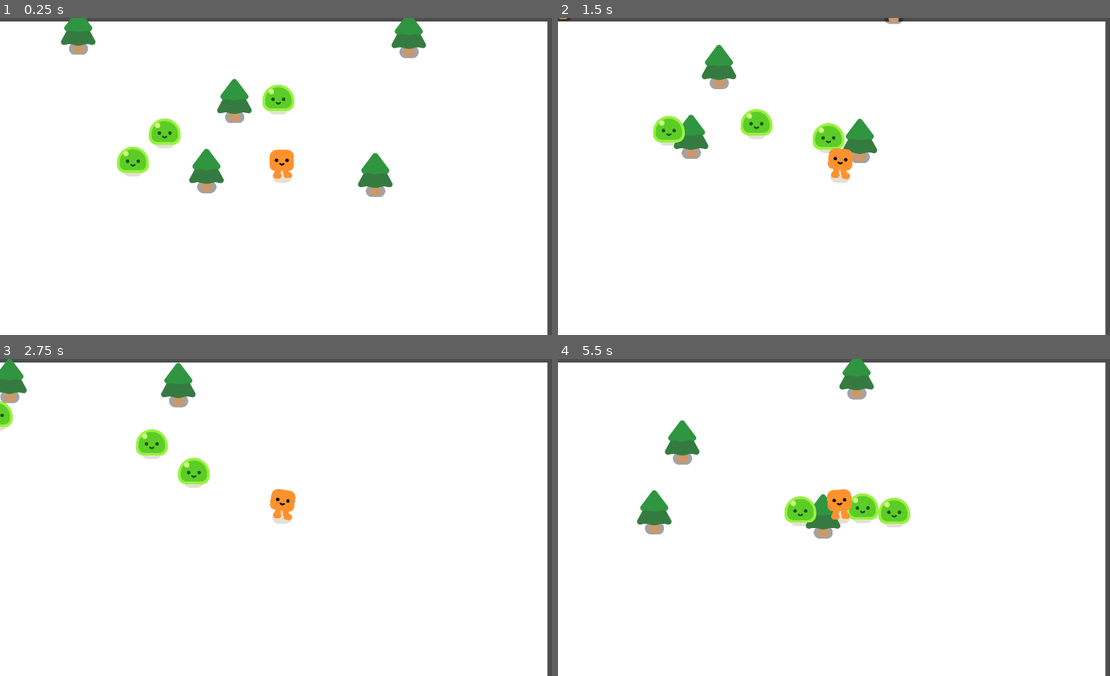
Above: before the commit, frames 1-4 (two rows, left to right).
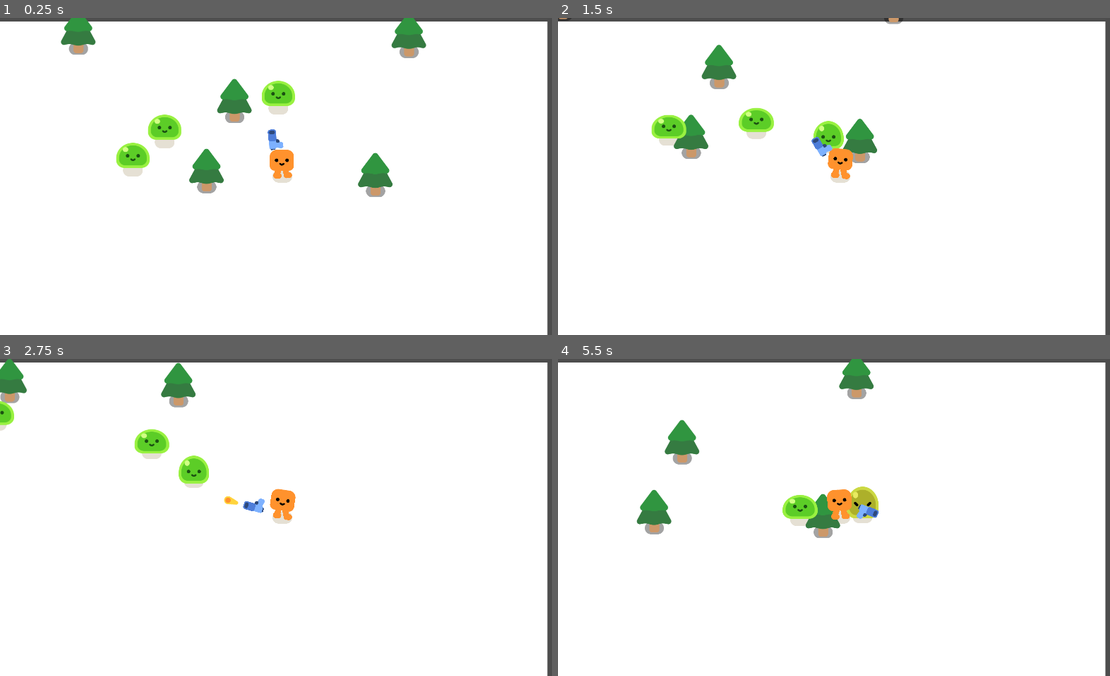
Above: after the commit, the same moments.

Repository: Daxz0/slime-blasters
Game: Godot game, scene res://game.tscn
The game is run twice, just before and just after one commit, with the same random seed, the same clock (stepped at 60 frames per second) and the same inputs.
Inputs:
- Up to frame 1 (0.25 s): no input
- Up to frame 2 (1.5 s): hold D (move_right) 0.53-1.28 s; hold S (move_down) from 1.28 s (still down)
- Up to frame 3 (2.75 s): release S (move_down) at 2.03 s; hold D (move_right) from 2.03 s (still down)
- Up to frame 4 (5.5 s): release D (move_right) at 2.78 s; hold W (move_up) 2.78-3.53 s; hold A (move_left) 3.53-5.03 s; hold S (move_down) from 5.03 s (still down)

The runs differ from the first frame. In frame 1, 1.1% of the frame differs, in the area x 20-54%, y 19-49%; in frame 2, 0.8%; in frame 3, 0.6%; in frame 4, 1.4%, in the area x 14-64%, y 0-57%.

Commit message:
damage!!

Diff:
--- a/basic_slime.gd
+++ b/basic_slime.gd
@@ -1,14 +1,34 @@
 extends CharacterBody2D
 
 
-
+@export var hurt_value: float = 5
 @onready var player = get_node("/root/Game/Player")
 
+func _ready() -> void:
+	$Slime/AnimationPlayer.play("walk")
+
 const SPEED = 300.0
-
+var health = 100
 
 func _physics_process(delta: float) -> void:
 	var direction = global_position.direction_to(player.global_position)
 	velocity = direction * SPEED
 
 	move_and_slide()
+
+
+func take_damage(damage):
+	health -= damage
+
+	$Slime/AnimationPlayer.play("hurt")
+	$Slime/AnimationPlayer.queue("walk")
+
+	if health <= 0:
+		queue_free()
+
+		const SMOKE = preload("res://smoke_explosion/smoke_explosion.tscn")
+
+		var smoke = SMOKE.instantiate()
+
+		get_parent().add_child(smoke)
+		smoke.global_position = global_position
--- a/basic_slime.tscn
+++ b/basic_slime.tscn
@@ -7,6 +7,8 @@
 radius = 54.00926
 
 [node name="BasicSlime" type="CharacterBody2D"]
+collision_layer = 3
+collision_mask = 3
 script = ExtResource("1_1uarl")
 
 [node name="Slime" parent="." instance=ExtResource("1_ywhno")]
--- /dev/null
+++ b/bullet.gd
@@ -0,0 +1,23 @@
+extends Area2D
+
+
+const SPEED = 1000
+
+
+var lifetime = 0
+func _physics_process(delta: float) -> void:
+	var direction = Vector2.RIGHT.rotated(rotation)
+
+	var moveConstant = SPEED * delta
+
+	position += direction * moveConstant
+	lifetime += moveConstant
+
+	if lifetime > 1200:
+		queue_free()
+
+func _on_body_entered(body: Node2D) -> void:
+	queue_free()
+
+	if body.has_method("take_damage"):
+		body.take_damage(10)
--- /dev/null
+++ b/bullet.tscn
@@ -0,0 +1,23 @@
+[gd_scene load_steps=4 format=3 uid="uid://b5ixw66oaedki"]
+
+[ext_resource type="Texture2D" uid="uid://dftkbqwsfd68r" path="res://pistol/projectile.png" id="1_v7oki"]
+[ext_resource type="Script" uid="uid://cfjvwhypwf5h5" path="res://bullet.gd" id="1_v8qja"]
+
+[sub_resource type="CircleShape2D" id="CircleShape2D_v8qja"]
+radius = 19.41649
+
+[node name="Bullet" type="Area2D"]
+top_level = true
+collision_layer = 0
+collision_mask = 3
+script = ExtResource("1_v8qja")
+
+[node name="Projectile" type="Sprite2D" parent="."]
+texture = ExtResource("1_v7oki")
+
+[node name="CollisionShape2D" type="CollisionShape2D" parent="."]
+position = Vector2(10, 1)
+rotation = 0.94064814
+shape = SubResource("CircleShape2D_v8qja")
+
+[connection signal="body_entered" from="." to="." method="_on_body_entered"]
--- /dev/null
+++ b/gun.gd
@@ -0,0 +1,22 @@
+extends Area2D
+
+
+func _physics_process(delta: float) -> void:
+	var enemies = get_overlapping_bodies()
+
+	if enemies.size() > 0:
+		var target = enemies[0]
+		look_at(target.global_position)
+
+
+func shoot():
+	const BULLET = preload("res://bullet.tscn")
+	var new_bullet = BULLET.instantiate()
+
+	new_bullet.global_position = %ShootingPoint.global_position
+	new_bullet.global_rotation = %ShootingPoint.global_rotation
+
+	%ShootingPoint.add_child(new_bullet)
+
+func _on_fire_rate_timeout() -> void:
+	shoot()
--- a/gun.tscn
+++ b/gun.tscn
@@ -1,14 +1,32 @@
-[gd_scene load_steps=3 format=3 uid="uid://du5i8r7jdycua"]
+[gd_scene load_steps=4 format=3 uid="uid://du5i8r7jdycua"]
 
+[ext_resource type="Script" uid="uid://di60eas1iyixe" path="res://gun.gd" id="1_dk5gl"]
 [ext_resource type="Texture2D" uid="uid://cswb5do8rrj7q" path="res://pistol/pistol.png" id="1_vk1bi"]
 
 [sub_resource type="CircleShape2D" id="CircleShape2D_dk5gl"]
 radius = 409.07825
 
 [node name="Gun" type="Area2D"]
+collision_layer = 0
+collision_mask = 2
+script = ExtResource("1_dk5gl")
 
 [node name="CollisionShape2D" type="CollisionShape2D" parent="."]
 shape = SubResource("CircleShape2D_dk5gl")
 
-[node name="Pistol" type="Sprite2D" parent="."]
+[node name="Pivot" type="Marker2D" parent="."]
+position = Vector2(0, 1)
+
+[node name="Pistol" type="Sprite2D" parent="Pivot"]
+position = Vector2(93, -17)
 texture = ExtResource("1_vk1bi")
+
+[node name="ShootingPoint" type="Marker2D" parent="Pivot/Pistol"]
+unique_name_in_owner = true
+position = Vector2(26, -11)
+
+[node name="FireRate" type="Timer" parent="."]
+wait_time = 0.3
+autostart = true
+
+[connection signal="timeout" from="FireRate" to="." method="_on_fire_rate_timeout"]
--- a/player.gd
+++ b/player.gd
@@ -1,6 +1,9 @@
 extends CharacterBody2D
 
-var SPEED = 600
+const SPEED = 600
+
+signal health_depleted
+var health = 100.0
 
 func _physics_process(delta: float) -> void:
 	var direction = Input.get_vector("move_left", "move_right", "move_up", "move_down")
@@ -14,3 +17,11 @@
 		anim_player.play("walk")
 	else:
 		anim_player.play("idle")
+
+	var touching_mobs = %Hurtbox.get_overlapping_bodies()
+
+	for mob in touching_mobs:
+		health -= mob.hurt_value * delta
+
+	if health <= 0:
+		health_depleted.emit()
--- a/player.tscn
+++ b/player.tscn
@@ -1,10 +1,15 @@
-[gd_scene load_steps=4 format=3 uid="uid://b0xfsf20ygw2w"]
+[gd_scene load_steps=6 format=3 uid="uid://b0xfsf20ygw2w"]
 
 [ext_resource type="PackedScene" uid="uid://pbmyh1qru7p" path="res://assets/character/happy_boo.tscn" id="1_4flbx"]
 [ext_resource type="Script" uid="uid://d2c2b5heivtqf" path="res://player.gd" id="1_onrkg"]
+[ext_resource type="PackedScene" uid="uid://du5i8r7jdycua" path="res://gun.tscn" id="3_i3pqv"]
 
 [sub_resource type="CircleShape2D" id="CircleShape2D_onrkg"]
 radius = 27.0
+
+[sub_resource type="CapsuleShape2D" id="CapsuleShape2D_i3pqv"]
+radius = 37.0
+height = 74.0
 
 [node name="Player" type="CharacterBody2D"]
 script = ExtResource("1_onrkg")
@@ -14,5 +19,18 @@
 [node name="HappyBoo" parent="." instance=ExtResource("1_4flbx")]
 script = null
 
-[node name="CollisionShape2D" type="CollisionShape2D" parent="."]
+[node name="Hitbox" type="CollisionShape2D" parent="."]
 shape = SubResource("CircleShape2D_onrkg")
+
+[node name="Gun" parent="." instance=ExtResource("3_i3pqv")]
+position = Vector2(-1, -34)
+
+[node name="Hurtbox" type="Area2D" parent="."]
+unique_name_in_owner = true
+collision_layer = 0
+collision_mask = 2
+
+[node name="CollisionShape2D" type="CollisionShape2D" parent="Hurtbox"]
+position = Vector2(0, -21)
+shape = SubResource("CapsuleShape2D_i3pqv")
+debug_color = Color(0.9672262, 0, 0.47860748, 0.41960785)
Not shown, added: bullet.gd.uid
Not shown, added: gun.gd.uid
